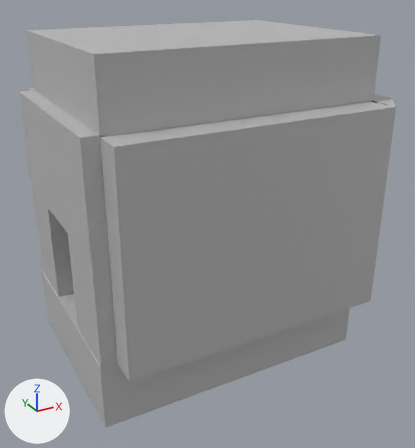
The FBX model Mazingo/Mazingo/Assets/Models/Finished Models/Start Room.fbx as it was, and as the next commit left it.
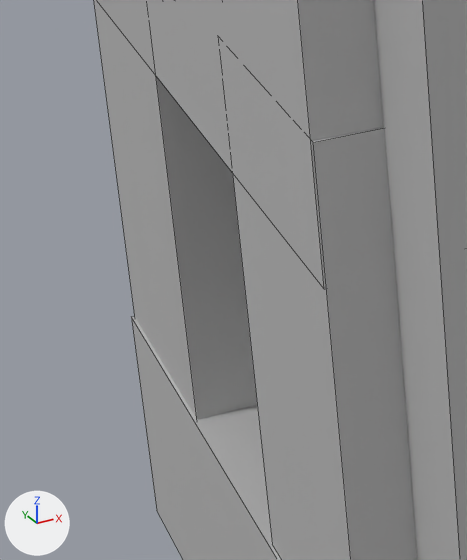
Each version appears first whole from a 50 mm lens placed at (-6.0, -11.18, 6.43), pointed at (-0.03, -0.32, 1.0), and next in a close-up on the part from 2% to 31% of the width and 42% to 74% of the height. Lighting does not change. The marker at lower left points along +X, +Y and +Z. The close-ups show mesh edges as thin lines. Where no turn or scale is listed for an object, it has been applied to the vertices.

In view in the first close-up: 'pasted__pCube4'.
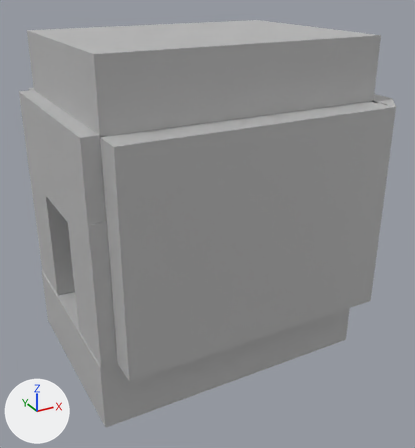
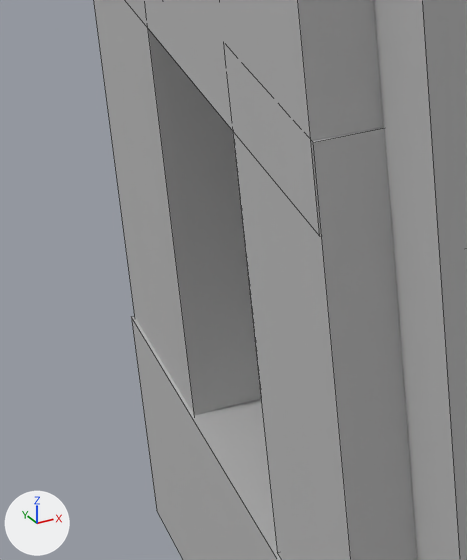
Commit message: Expanded Start door

What changed in the scene script:
```text
Change me_mesh:
    where me_mesh.from_pydata(...)  # 64 vertices, 52 faces; spans x -3.64..3.29, y -2.82..2.82, z -3.31..4.02
    used by ob_pasted__pcube4; location = (0.19, -0.045, 1.243)
    before: 16 (-3.62, 0.81, -1.83), 17 (-3.2, 0.81, -1.83), 18 (-3.62, 0.81, 1.17), 19 (-3.2, 0.81, 1.17), 28 (-3.62, -0.7, 1.19) at pixel (217, 35)
    before: 29 (-3.2, -0.7, 1.19), 30 (-3.62, -0.7, -1.81) at pixel (272, 544), 31 (-3.2, -0.7, -1.81)
    before: 32 (-3.62, -2.18, 0.45) at pixel (324, 289), 33 (-3.2, -2.18, 0.45), 38 (-3.62, 2.32, 0.45), 39 (-3.2, 2.32, 0.45)
    me_mesh part 1
    add for i in [*range(28, 32)]: me_mesh.vertices[i].co += Vector((0.0, -0.09, 0.0))
    add for i in [*range(16, 20)]: me_mesh.vertices[i].co += Vector((0.0, 0.06, 0.0))
    me_mesh part 2
    add for i in [32, 33, 38, 39]: me_mesh.vertices[i].co += Vector((0.0, 0.0, 0.27))
```

Pixel boxes (x1, y1, x2, y2) of what changed, in the close-ups (467 x 560 px; the box of a moved part takes in the faces that stretch with it):
part 1 of me_mesh, moved or reshaped: (94, 0, 384, 560) in both
part 2 of me_mesh, moved or reshaped: before (97, 0, 383, 289); after (126, 0, 383, 236)
